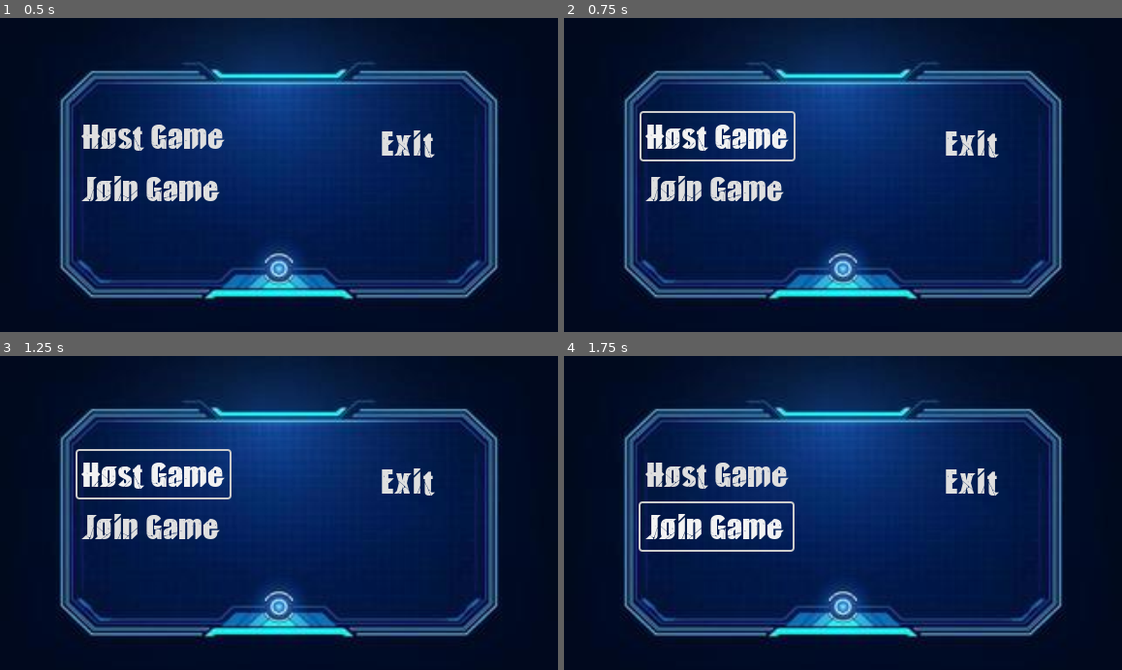
Above: before the commit, frames 1-4 (two rows, left to right).
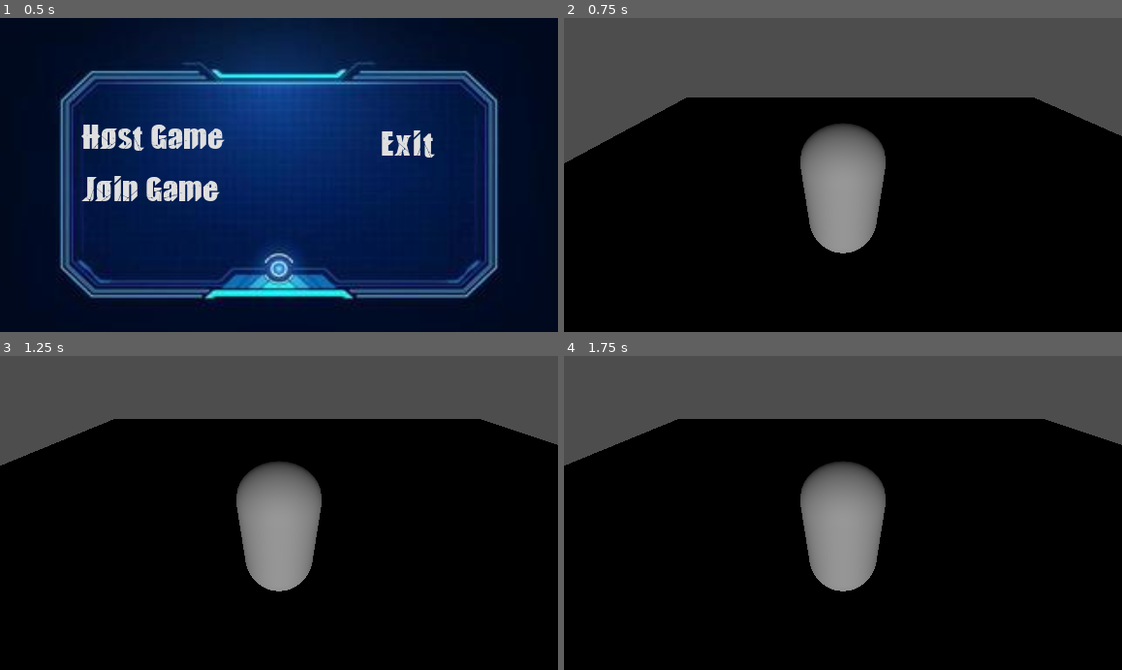
Above: after the commit, the same moments.

Repository: RynEEvans/multiplayer_test
Game: Godot game, scene res://Scenes/main_menu.tscn
Same seed, same stepped clock (60 frames per second), same inputs: the game is played once before the commit and once after it.
Inputs (mouse positions are in pixels of both pictures, inside the frame that each line leads up to):
- Up to frame 1 (0.5 s): no input
- Up to frame 2 (0.75 s): click "Host Game" at 0.5 s
- Up to frame 3 (1.25 s): no input
- Up to frame 4 (1.75 s): click (714, 525) at 1.25 s, where only the run before the commit has a clickable "Join Game"

Frame 1 is identical in both runs. In frame 2, 100% of the frame differs, in the area x 0-100%, y 0-100%; in frame 3, 100%; in frame 4, 100%.

Commit message:
Finished BAD Part 1 Template
Finished making Battery Acid Dev's Multiplayer Template Part 1.

Diff:
--- /dev/null
+++ b/Scenes/Network/enet_network.tscn
@@ -0,0 +1,6 @@
+[gd_scene load_steps=2 format=3 uid="uid://ct8oxejwsts70"]
+
+[ext_resource type="Script" uid="uid://gmoh2hgygnpj" path="res://Scripts/Network/enet_network.gd" id="1_2pqla"]
+
+[node name="EnetNetwork" type="Node"]
+script = ExtResource("1_2pqla")
--- /dev/null
+++ b/Scenes/Network/multiplayer_manager.tscn
@@ -0,0 +1,6 @@
+[gd_scene load_steps=2 format=3 uid="uid://i6ln1ku0uj6a"]
+
+[ext_resource type="Script" uid="uid://dni0wf8o5ffcg" path="res://Scripts/Network/multiplayer_manager.gd" id="1_l61v2"]
+
+[node name="MultiplayerManager" type="Node"]
+script = ExtResource("1_l61v2")
--- /dev/null
+++ b/Scenes/Player/Player.tscn
@@ -0,0 +1,22 @@
+[gd_scene load_steps=4 format=3 uid="uid://bo25selcpr6xw"]
+
+[ext_resource type="Script" uid="uid://cqlj131u14mdt" path="res://Scripts/player.gd" id="1_s0eop"]
+
+[sub_resource type="CapsuleShape3D" id="CapsuleShape3D_l3ax4"]
+
+[sub_resource type="CapsuleMesh" id="CapsuleMesh_s0eop"]
+
+[node name="Player" type="CharacterBody3D"]
+script = ExtResource("1_s0eop")
+
+[node name="CollisionShape3D" type="CollisionShape3D" parent="."]
+transform = Transform3D(1, 0, 0, 0, 1, 0, 0, 0, 1, 0, 1, 0)
+shape = SubResource("CapsuleShape3D_l3ax4")
+
+[node name="MeshInstance3D" type="MeshInstance3D" parent="."]
+transform = Transform3D(1, 0, 0, 0, 1, 0, 0, 0, 1, 0, 1, 0)
+mesh = SubResource("CapsuleMesh_s0eop")
+
+[node name="Camera3D" type="Camera3D" parent="."]
+transform = Transform3D(1, 0, 0, 0, 0.785122, 0.619341, 0, -0.619341, 0.785122, 0, 2.89266, 2.00947)
+current = true
--- /dev/null
+++ b/Scenes/game.tscn
@@ -0,0 +1,37 @@
+[gd_scene load_steps=4 format=3 uid="uid://c475hnni6fvvk"]
+
+[ext_resource type="PackedScene" uid="uid://i6ln1ku0uj6a" path="res://Scenes/Network/multiplayer_manager.tscn" id="1_ebmjs"]
+
+[sub_resource type="PlaneMesh" id="PlaneMesh_ebmjs"]
+size = Vector2(20, 20)
+
+[sub_resource type="ConcavePolygonShape3D" id="ConcavePolygonShape3D_ebmjs"]
+data = PackedVector3Array(5, 0, 5, -5, 0, 5, 5, 0, -5, -5, 0, 5, -5, 0, -5, 5, 0, -5)
+
+[node name="Game" type="Node3D"]
+
+[node name="PlayerSpawner" type="MultiplayerSpawner" parent="."]
+_spawnable_scenes = PackedStringArray("uid://bo25selcpr6xw")
+spawn_path = NodePath("../MultiplayerManager/World/PlayerSpawnPoint")
+
+[node name="MultiplayerManager" parent="." node_paths=PackedStringArray("_player_spawn_point") instance=ExtResource("1_ebmjs")]
+_player_spawn_point = NodePath("World/PlayerSpawnPoint")
+
+[node name="World" type="Node3D" parent="MultiplayerManager"]
+
+[node name="Atmosphere" type="Node3D" parent="MultiplayerManager/World"]
+
+[node name="DirectionalLight3D" type="DirectionalLight3D" parent="MultiplayerManager/World/Atmosphere"]
+transform = Transform3D(1, 0, 0, 0, 1, 0, 0, 0, 1, 0, 2.4974, 4.13934)
+
+[node name="MapSpawnPoint" type="Node3D" parent="MultiplayerManager/World"]
+
+[node name="MeshInstance3D" type="MeshInstance3D" parent="MultiplayerManager/World/MapSpawnPoint"]
+mesh = SubResource("PlaneMesh_ebmjs")
+
+[node name="StaticBody3D2" type="StaticBody3D" parent="MultiplayerManager/World/MapSpawnPoint/MeshInstance3D"]
+
+[node name="CollisionShape3D" type="CollisionShape3D" parent="MultiplayerManager/World/MapSpawnPoint/MeshInstance3D/StaticBody3D2"]
+shape = SubResource("ConcavePolygonShape3D_ebmjs")
+
+[node name="PlayerSpawnPoint" type="Node3D" parent="MultiplayerManager/World"]
--- /dev/null
+++ b/Scenes/loading.tscn
@@ -0,0 +1,45 @@
+[gd_scene load_steps=3 format=3 uid="uid://biaad8rv5a4yn"]
+
+[ext_resource type="Texture2D" uid="uid://b5ca6fuiqyo6s" path="res://Assets/ui/menu-ui.jpg" id="1_k66n3"]
+[ext_resource type="Theme" uid="uid://cr3lq5dlednv3" path="res://Assets/ui/menu_theme.tres" id="2_31xe0"]
+
+[node name="Loading" type="Control"]
+layout_mode = 3
+anchors_preset = 15
+anchor_right = 1.0
+anchor_bottom = 1.0
+grow_horizontal = 2
+grow_vertical = 2
+
+[node name="Loading" type="Panel" parent="."]
+layout_mode = 1
+anchors_preset = 15
+anchor_right = 1.0
+anchor_bottom = 1.0
+grow_horizontal = 2
+grow_vertical = 2
+
+[node name="TextureRect" type="TextureRect" parent="Loading"]
+layout_mode = 1
+anchors_preset = 15
+anchor_right = 1.0
+anchor_bottom = 1.0
+grow_horizontal = 2
+grow_vertical = 2
+texture = ExtResource("1_k66n3")
+
+[node name="Label" type="Label" parent="Loading"]
+layout_mode = 1
+anchors_preset = 8
+anchor_left = 0.5
+anchor_top = 0.5
+anchor_right = 0.5
+anchor_bottom = 0.5
+offset_left = -94.0
+offset_top = -20.0
+offset_right = 94.0
+offset_bottom = 20.0
+grow_horizontal = 2
+grow_vertical = 2
+theme = ExtResource("2_31xe0")
+text = "CONNECTING..."
--- a/Scenes/main_menu.gd
+++ /dev/null
@@ -1,10 +0,0 @@
-extends Control
-
-func host_game():
-	print("Host game pressed")
-
-func join_game():
-	print("Join game pressed")
-
-func exit_game():
-	get_tree().quit(0)
--- a/Scenes/main_menu.tscn
+++ b/Scenes/main_menu.tscn
@@ -1,6 +1,6 @@
 [gd_scene load_steps=4 format=3 uid="uid://rgp1rak42ver"]
 
-[ext_resource type="Script" uid="uid://cw20hu5sgaame" path="res://Scenes/main_menu.gd" id="1_1ehe0"]
+[ext_resource type="Script" uid="uid://cw20hu5sgaame" path="res://Scripts/main_menu.gd" id="1_1ehe0"]
 [ext_resource type="Texture2D" uid="uid://b5ca6fuiqyo6s" path="res://Assets/ui/menu-ui.jpg" id="1_28flt"]
 [ext_resource type="Theme" uid="uid://cr3lq5dlednv3" path="res://Assets/ui/menu_theme.tres" id="2_48xlc"]
 
--- /dev/null
+++ b/Scripts/Network/enet_network.gd
@@ -0,0 +1,14 @@
+extends Node
+
+const SERVER_PORT = 8080
+const SERVER_IP = "127.0.0.1"
+
+func create_server_peer():
+	var enet_network_peer: ENetMultiplayerPeer = ENetMultiplayerPeer.new()
+	enet_network_peer.create_server(SERVER_PORT)
+	multiplayer.multiplayer_peer = enet_network_peer
+
+func create_client_peer():
+	var enet_network_peer: ENetMultiplayerPeer = ENetMultiplayerPeer.new()
+	enet_network_peer.create_client(SERVER_IP, SERVER_PORT)
+	multiplayer.multiplayer_peer = enet_network_peer
--- /dev/null
+++ b/Scripts/Network/multiplayer_manager.gd
@@ -0,0 +1,53 @@
+extends Node
+
+@export var _player_spawn_point: Node3D
+
+var _multiplayer_scene = preload("res://Scenes/Player/Player.tscn")
+
+var _players_in_game: Dictionary = {}
+
+func _ready():
+	# need this to allow time for the callbacks to be established
+	await get_tree().process_frame
+
+	if NetworkManager.is_hosting_game:
+		multiplayer.peer_connected.connect(_client_connected)
+		multiplayer.peer_disconnected.connect(_client_connected)
+
+		if not OS.has_feature("dedicated_server"):
+			_add_player_to_game(1)
+
+	NetworkManager.hide_loading()
+
+func _add_player_to_game(network_id: int):
+	print("Adding player to the game: %s" % network_id)
+	# Spawn player in game
+
+	var player_to_add = _multiplayer_scene.instantiate()
+	player_to_add.name = str(network_id)
+	_ready_player(player_to_add)
+
+	_players_in_game[network_id] = player_to_add
+	_player_spawn_point.add_child(player_to_add)
+
+func _remove_player_from_game(network_id: int):
+	print("Removing player from game: %s" % network_id)
+	# Remove player from game
+	if _players_in_game.has(network_id):
+		var player_to_remove = _players_in_game[network_id]
+		if player_to_remove:
+			player_to_remove.queue_free()
+			player_to_remove.erase(network_id)
+
+func _ready_player(player: Player):
+	player.position = Vector3(randi_range(-2, 2), 1, randi_range(-2, 2))
+
+
+# Connection lifecycle
+func _client_connected(network_id: int):
+	print("Client connected %s" % network_id)
+	_add_player_to_game(network_id)
+
+func _client_disconnected(network_id: int):
+	print("Client disconnected %s" % network_id)
+	_remove_player_from_game(network_id)
--- /dev/null
+++ b/Scripts/Network/network_manager.gd
@@ -0,0 +1,35 @@
+extends Node
+
+var _loading_scene = preload("res://Scenes/loading.tscn")
+var _active_loading_scene
+
+var _enet_network = preload("res://Scenes/Network/enet_network.tscn")
+
+var is_hosting_game = false
+
+func host_game():
+	print("Host game")
+	show_loading()
+	is_hosting_game = true
+	var active_network = _enet_network.instantiate()
+	add_child(active_network)
+	active_network.create_server_peer()
+
+func join_game():
+	print("Join game")
+	show_loading()
+
+	var active_network = _enet_network.instantiate()
+	add_child(active_network)
+	active_network.create_client_peer()
+
+func show_loading():
+	print("Show loading")
+	_active_loading_scene = _loading_scene.instantiate()
+	add_child(_active_loading_scene)
+
+func hide_loading():
+	print("Hide loading")
+	if _active_loading_scene != null:
+		remove_child(_active_loading_scene)
+		_active_loading_scene.queue_free()
--- /dev/null
+++ b/Scripts/main_menu.gd
@@ -0,0 +1,23 @@
+extends Control
+
+const GAME_SCENE = "res://Scenes/game.tscn"
+
+func ready():
+	if OS.has_feature("dedicated_server"):
+		print("Calling Host game...")
+		NetworkManager.host_game()
+		get_tree().call_deferred(&"change_scene_to_packed", preload(GAME_SCENE))
+
+func host_game():
+	print("Host game pressed")
+	NetworkManager.host_game()
+	get_tree().call_deferred(&"change_scene_to_packed", preload(GAME_SCENE))
+
+func join_game():
+	print("Join game pressed")
+	NetworkManager.join_game()
+	get_tree().call_deferred(&"change_scene_to_packed", preload(GAME_SCENE))
+
+
+func exit_game():
+	get_tree().quit(0)
--- /dev/null
+++ b/Scripts/player.gd
@@ -0,0 +1,28 @@
+class_name Player extends CharacterBody3D
+
+
+const SPEED = 5.0
+const JUMP_VELOCITY = 4.5
+
+
+func _physics_process(delta: float) -> void:
+	# Add the gravity.
+	if not is_on_floor():
+		velocity += get_gravity() * delta
+
+	# Handle jump.
+	if Input.is_action_just_pressed("ui_accept") and is_on_floor():
+		velocity.y = JUMP_VELOCITY
+
+	# Get the input direction and handle the movement/deceleration.
+	# As good practice, you should replace UI actions with custom gameplay actions.
+	var input_dir := Input.get_vector("ui_left", "ui_right", "ui_up", "ui_down")
+	var direction := (transform.basis * Vector3(input_dir.x, 0, input_dir.y)).normalized()
+	if direction:
+		velocity.x = direction.x * SPEED
+		velocity.z = direction.z * SPEED
+	else:
+		velocity.x = move_toward(velocity.x, 0, SPEED)
+		velocity.z = move_toward(velocity.z, 0, SPEED)
+
+	move_and_slide()
--- a/project.godot
+++ b/project.godot
@@ -15,6 +15,10 @@
 config/features=PackedStringArray("4.4", "Forward Plus")
 boot_splash/image="uid://ctyu2x1mykuoq"
 
+[autoload]
+
+NetworkManager="*res://Scripts/Network/network_manager.gd"
+
 [display]
 
 window/size/viewport_width=576
Not shown, added: Scripts/Network/enet_network.gd.uid
Not shown, added: Scripts/Network/multiplayer_manager.gd.uid
Not shown, added: Scripts/Network/network_manager.gd.uid
Renamed: Scenes/main_menu.gd.uid -> Scripts/main_menu.gd.uid
Not shown, added: Scripts/player.gd.uid
